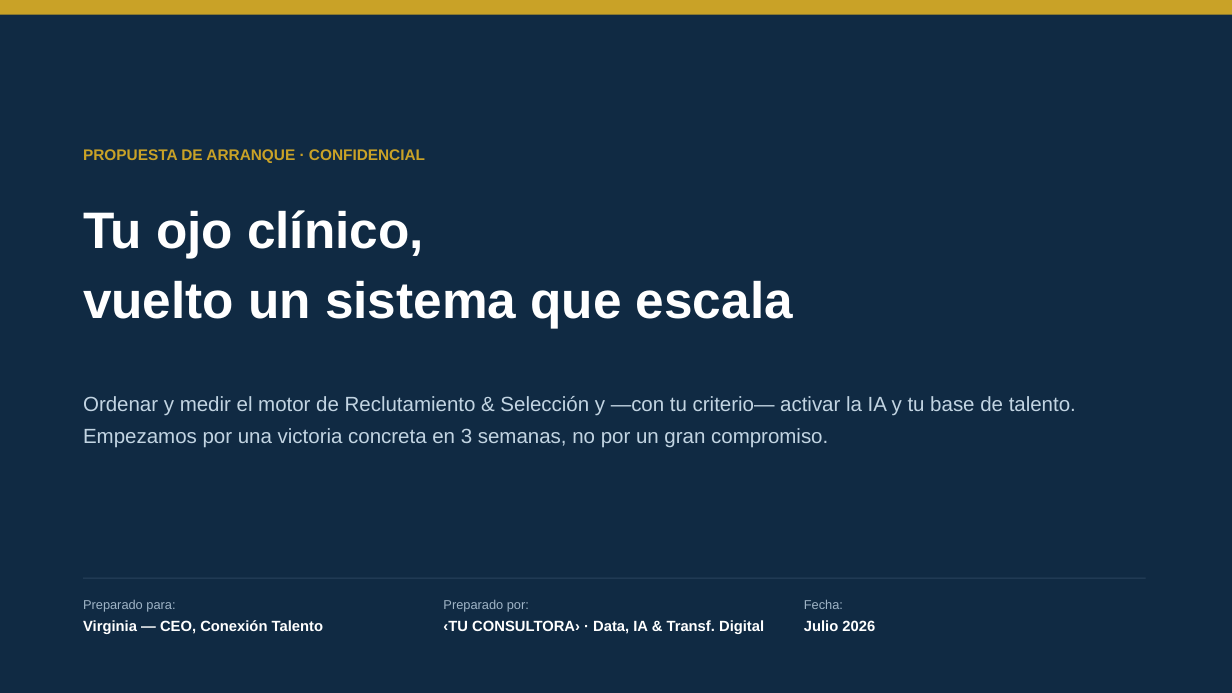
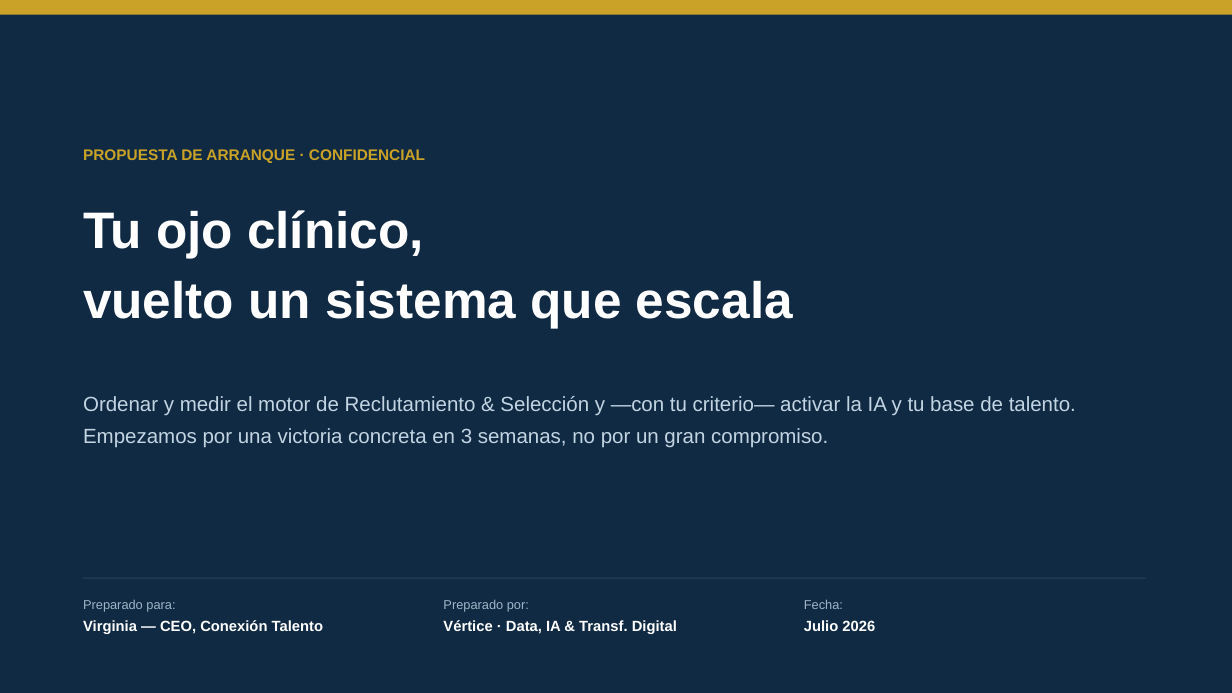
Before and after one commit to vverlaine/conexion-talento-ia, a slide deck: slide 1 of 04-propuesta/Presentacion-Conexion-Talento.pptx. Drawn at 1232x693 pixels with LibreOffice and Linux fonts; fonts in the diff are those of the drawing. Boxes give left, top, right and bottom in pixels: in the first picture for what was removed or moved away, otherwise in the second. Text is boxed around its words. In the diff, an @@ line names an element or a change of style, - is before the commit and + after.

```diff
--- a/04-propuesta/Presentacion-Conexion-Talento.pptx
+++ b/04-propuesta/Presentacion-Conexion-Talento.pptx
@@ text at (443, 620, 677, 634): text changed @@
-‹TU CONSULTORA› · Data, IA & Transf. Digital
+Vértice · Data, IA & Transf. Digital
```
Also in this commit, not shown: 18 other slides changed, 6 other files.
